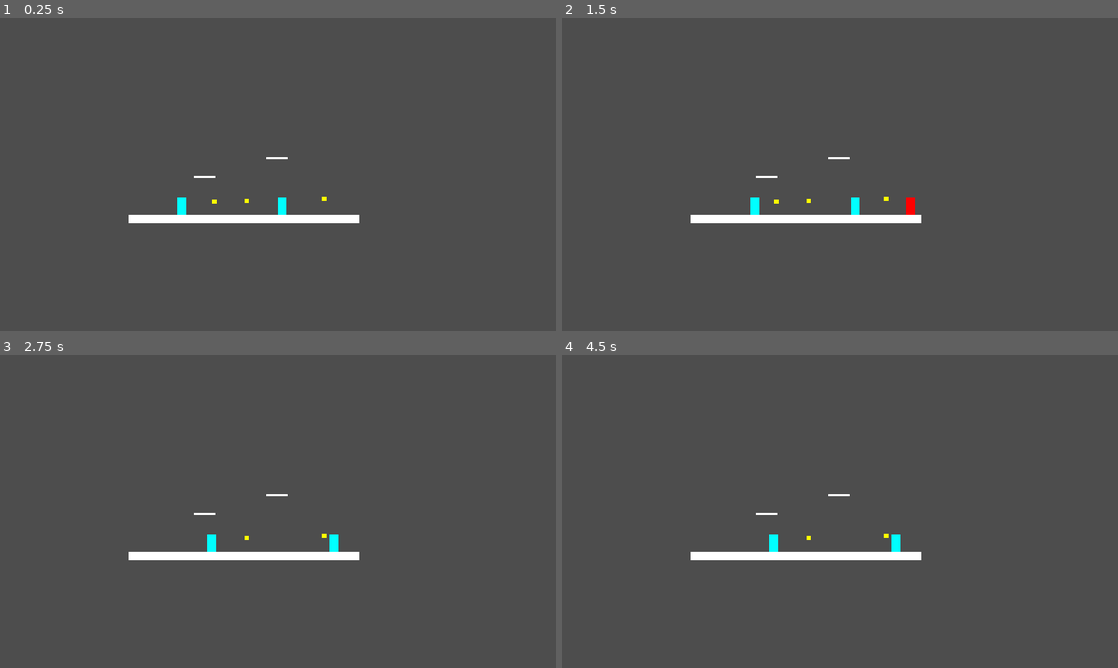
Above: before the commit, frames 1-4 (two rows, left to right).
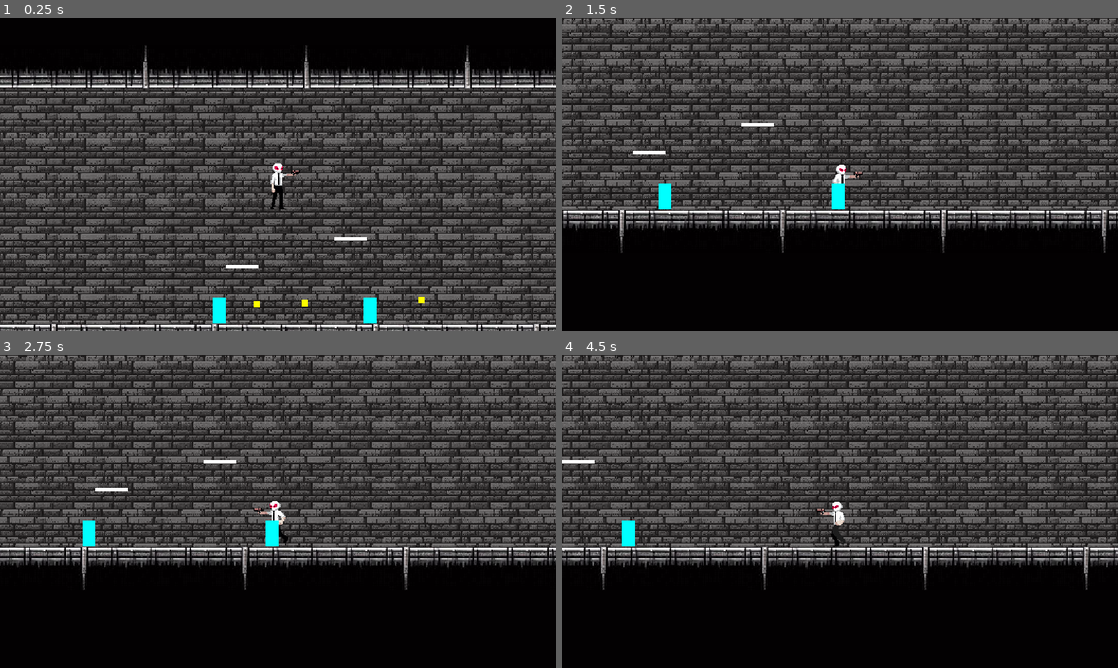
Above: after the commit, the same moments.

Repository: TrueHopolok/gamejam_nsjs
Game: Godot game, scene res://scenes/main.tscn
Two runs of this game, one before a commit and one after it. Both use one fixed random seed, a clock stepped at 60 frames per second and the inputs below.
Inputs:
- Up to frame 1 (0.25 s): no input
- Up to frame 2 (1.5 s): hold D (right) from 0.53 s (still down); tap L (jump) at 0.77 s
- Up to frame 3 (2.75 s): tap L (jump) at 1.52 s; release D (right) at 2.03 s; hold A (left) from 2.03 s (still down)
- Up to frame 4 (4.5 s): release A (left) at 2.78 s; hold D (right) 2.78-4.28 s; tap L (jump) at 3.02, 3.77 s; hold A (left) from 4.28 s (still down)

The runs differ from the first frame. In frame 1, 68% of the frame differs, in the area x 0-100%, y 0-100%; in frame 2, 74%; in frame 3, 74%; in frame 4, 74%.

Commit message:
back and player anim

Diff:
--- a/scenes/main.tscn
+++ b/scenes/main.tscn
@@ -1,6 +1,7 @@
-[gd_scene load_steps=6 format=3 uid="uid://c4slt7q6nlydc"]
+[gd_scene load_steps=7 format=3 uid="uid://c4slt7q6nlydc"]
 
 [ext_resource type="PackedScene" uid="uid://dus7affod732w" path="res://scenes/platform_static.tscn" id="1_741tv"]
+[ext_resource type="Texture2D" uid="uid://bh18leqmgaq43" path="res://sprites/background/BackMain.png" id="1_e7a14"]
 [ext_resource type="PackedScene" uid="uid://ij7m6pmoy6el" path="res://scenes/player.tscn" id="2_qdpul"]
 [ext_resource type="PackedScene" uid="uid://r5ln5caeihs4" path="res://scenes/platform_through.tscn" id="3_ge3iy"]
 [ext_resource type="PackedScene" uid="uid://c46l28oaydnpi" path="res://scenes/enemies/enemy_base.tscn" id="4_foysw"]
@@ -8,8 +9,17 @@
 
 [node name="Main" type="Node2D"]
 
+[node name="Sprite2D" type="Sprite2D" parent="."]
+position = Vector2(2690, 1891)
+scale = Vector2(1.3, 1.3)
+texture = ExtResource("1_e7a14")
+
 [node name="Player" parent="." instance=ExtResource("2_qdpul")]
-position = Vector2(452, -980)
+position = Vector2(420, 150)
+
+[node name="Camera2D" type="Camera2D" parent="Player"]
+position = Vector2(1, -11)
+zoom = Vector2(1.5, 1.5)
 
 [node name="Through" parent="." instance=ExtResource("3_ge3iy")]
 position = Vector2(377, 292)
@@ -18,8 +28,138 @@
 position = Vector2(510, 258)
 
 [node name="Static" parent="." instance=ExtResource("1_741tv")]
-position = Vector2(449, 370)
-scale = Vector2(26.545, 1)
+position = Vector2(1070, 370)
+scale = Vector2(127.825, 1)
+
+[node name="Static3" parent="." instance=ExtResource("1_741tv")]
+position = Vector2(3490, 440)
+scale = Vector2(96.385, 1)
+
+[node name="Static11" parent="." instance=ExtResource("1_741tv")]
+position = Vector2(2073, 3435)
+scale = Vector2(85.625, 1)
+
+[node name="Static4" parent="." instance=ExtResource("1_741tv")]
+position = Vector2(2653, 744.5)
+scale = Vector2(96.385, 1)
+
+[node name="Static16" parent="." instance=ExtResource("1_741tv")]
+position = Vector2(2085, 624)
+rotation = 1.5708
+scale = Vector2(32.745, 1)
+
+[node name="Static20" parent="." instance=ExtResource("1_741tv")]
+position = Vector2(753, 1734)
+rotation = 1.5708
+scale = Vector2(68.585, 1)
+
+[node name="Static24" parent="." instance=ExtResource("1_741tv")]
+position = Vector2(2062, 2464)
+rotation = 1.5708
+scale = Vector2(68.585, 1)
+
+[node name="Static25" parent="." instance=ExtResource("1_741tv")]
+position = Vector2(753, 3212)
+rotation = 1.5708
+scale = Vector2(68.585, 1)
+
+[node name="Static26" parent="." instance=ExtResource("1_741tv")]
+position = Vector2(2750, 2968)
+rotation = 1.5708
+scale = Vector2(58.985, 1)
+
+[node name="Static27" parent="." instance=ExtResource("1_741tv")]
+position = Vector2(3393, 3455)
+rotation = 1.5708
+scale = Vector2(58.985, 1)
+
+[node name="Static28" parent="." instance=ExtResource("1_741tv")]
+position = Vector2(4058, 2706)
+rotation = 1.5708
+scale = Vector2(58.985, 1)
+
+[node name="Static29" parent="." instance=ExtResource("1_741tv")]
+position = Vector2(3416, 2214)
+rotation = 1.5708
+scale = Vector2(58.985, 1)
+
+[node name="Static30" parent="." instance=ExtResource("1_741tv")]
+position = Vector2(4057, 955)
+rotation = 1.5708
+scale = Vector2(66.505, 1)
+
+[node name="Static17" parent="." instance=ExtResource("1_741tv")]
+position = Vector2(2727, 186)
+rotation = 1.5708
+scale = Vector2(32.745, 1)
+
+[node name="Static18" parent="." instance=ExtResource("1_741tv")]
+position = Vector2(3416, 970)
+rotation = 1.5708
+scale = Vector2(28.505, 1)
+
+[node name="Static21" parent="." instance=ExtResource("1_741tv")]
+position = Vector2(1395, 1712)
+rotation = 1.5708
+scale = Vector2(28.505, 1)
+
+[node name="Static22" parent="." instance=ExtResource("1_741tv")]
+position = Vector2(1419, 2461)
+rotation = 1.5708
+scale = Vector2(28.505, 1)
+
+[node name="Static23" parent="." instance=ExtResource("1_741tv")]
+position = Vector2(1395, 3211)
+rotation = 1.5708
+scale = Vector2(28.505, 1)
+
+[node name="Static14" parent="." instance=ExtResource("1_741tv")]
+position = Vector2(4821, 2242)
+scale = Vector2(96.385, 1)
+
+[node name="Static15" parent="." instance=ExtResource("1_741tv")]
+position = Vector2(4411, 1938)
+scale = Vector2(128.465, 1)
+
+[node name="Static6" parent="." instance=ExtResource("1_741tv")]
+position = Vector2(1053, 2241)
+scale = Vector2(46.625, 1)
+
+[node name="Static7" parent="." instance=ExtResource("1_741tv")]
+position = Vector2(1054, 2686)
+scale = Vector2(46.625, 1)
+
+[node name="Static12" parent="." instance=ExtResource("1_741tv")]
+position = Vector2(3758, 2991)
+scale = Vector2(46.625, 1)
+
+[node name="Static13" parent="." instance=ExtResource("1_741tv")]
+position = Vector2(3051, 2687)
+scale = Vector2(46.625, 1)
+
+[node name="Static8" parent="." instance=ExtResource("1_741tv")]
+position = Vector2(1761, 1938)
+scale = Vector2(46.625, 1)
+
+[node name="Static9" parent="." instance=ExtResource("1_741tv")]
+position = Vector2(1761, 2991)
+scale = Vector2(46.625, 1)
+
+[node name="Static2" parent="." instance=ExtResource("1_741tv")]
+position = Vector2(1384, 65)
+scale = Vector2(169.545, 1)
+
+[node name="Static5" parent="." instance=ExtResource("1_741tv")]
+position = Vector2(2745, 1492)
+scale = Vector2(169.545, 1)
+
+[node name="Static19" parent="." instance=ExtResource("1_741tv")]
+position = Vector2(2052, 1190)
+scale = Vector2(169.545, 1)
+
+[node name="Static10" parent="." instance=ExtResource("1_741tv")]
+position = Vector2(2092, 3740)
+scale = Vector2(169.545, 1)
 
 [node name="EnemyBase" parent="." instance=ExtResource("4_foysw")]
 position = Vector2(520, 346)
--- a/scenes/platform_static.tscn
+++ b/scenes/platform_static.tscn
@@ -5,11 +5,5 @@
 
 [node name="Static" type="StaticBody2D"]
 
-[node name="ColorRect" type="ColorRect" parent="."]
-offset_left = -8.0
-offset_top = -8.0
-offset_right = 8.0
-offset_bottom = 8.0
-
 [node name="CollisionShape2D" type="CollisionShape2D" parent="."]
 shape = SubResource("RectangleShape2D_s5ky7")
--- a/scenes/player.tscn
+++ b/scenes/player.tscn
@@ -1,19 +1,174 @@
-[gd_scene load_steps=7 format=3 uid="uid://ij7m6pmoy6el"]
+[gd_scene load_steps=30 format=3 uid="uid://ij7m6pmoy6el"]
 
 [ext_resource type="Script" path="res://scripts/player.gd" id="1_0h3a2"]
 [ext_resource type="PackedScene" uid="uid://cqm6yrv1c5lcm" path="res://scenes/components/health.tscn" id="2_byd1l"]
+[ext_resource type="Texture2D" uid="uid://cmyiqy11qcv16" path="res://sprites/player/Player_idle.png" id="3_aah4k"]
+[ext_resource type="Texture2D" uid="uid://cv4y8x746ihvj" path="res://sprites/player/player_run_side.png" id="4_3dwe3"]
 
 [sub_resource type="RectangleShape2D" id="RectangleShape2D_p50bg"]
-size = Vector2(16, 32)
+size = Vector2(6.5, 26)
 
 [sub_resource type="RectangleShape2D" id="RectangleShape2D_m75xs"]
-size = Vector2(16, 32)
+size = Vector2(11, 29)
 
 [sub_resource type="RectangleShape2D" id="RectangleShape2D_pxh5y"]
 size = Vector2(2000, 500)
 
 [sub_resource type="RectangleShape2D" id="RectangleShape2D_erlxg"]
 size = Vector2(3000, 1000)
+
+[sub_resource type="AtlasTexture" id="AtlasTexture_phjkg"]
+atlas = ExtResource("3_aah4k")
+region = Rect2(0, 0, 96, 80)
+
+[sub_resource type="AtlasTexture" id="AtlasTexture_vpva3"]
+atlas = ExtResource("3_aah4k")
+region = Rect2(96, 0, 96, 80)
+
+[sub_resource type="AtlasTexture" id="AtlasTexture_wwnqc"]
+atlas = ExtResource("3_aah4k")
+region = Rect2(192, 0, 96, 80)
+
+[sub_resource type="AtlasTexture" id="AtlasTexture_fo1oj"]
+atlas = ExtResource("3_aah4k")
+region = Rect2(288, 0, 96, 80)
+
+[sub_resource type="AtlasTexture" id="AtlasTexture_oarki"]
+atlas = ExtResource("3_aah4k")
+region = Rect2(384, 0, 96, 80)
+
+[sub_resource type="AtlasTexture" id="AtlasTexture_rht18"]
+atlas = ExtResource("3_aah4k")
+region = Rect2(480, 0, 96, 80)
+
+[sub_resource type="AtlasTexture" id="AtlasTexture_mhdvb"]
+atlas = ExtResource("3_aah4k")
+region = Rect2(576, 0, 96, 80)
+
+[sub_resource type="AtlasTexture" id="AtlasTexture_o0j0y"]
+atlas = ExtResource("3_aah4k")
+region = Rect2(672, 0, 96, 80)
+
+[sub_resource type="AtlasTexture" id="AtlasTexture_r340n"]
+atlas = ExtResource("3_aah4k")
+region = Rect2(768, 0, 96, 80)
+
+[sub_resource type="AtlasTexture" id="AtlasTexture_biqjk"]
+atlas = ExtResource("3_aah4k")
+region = Rect2(864, 0, 96, 80)
+
+[sub_resource type="AtlasTexture" id="AtlasTexture_sraij"]
+atlas = ExtResource("3_aah4k")
+region = Rect2(960, 0, 96, 80)
+
+[sub_resource type="AtlasTexture" id="AtlasTexture_bvlj2"]
+atlas = ExtResource("3_aah4k")
+region = Rect2(1056, 0, 96, 80)
+
+[sub_resource type="AtlasTexture" id="AtlasTexture_k464p"]
+atlas = ExtResource("4_3dwe3")
+region = Rect2(0, 0, 96, 80)
+
+[sub_resource type="AtlasTexture" id="AtlasTexture_wdu12"]
+atlas = ExtResource("4_3dwe3")
+region = Rect2(96, 0, 96, 80)
+
+[sub_resource type="AtlasTexture" id="AtlasTexture_shdsb"]
+atlas = ExtResource("4_3dwe3")
+region = Rect2(192, 0, 96, 80)
+
+[sub_resource type="AtlasTexture" id="AtlasTexture_8rf6p"]
+atlas = ExtResource("4_3dwe3")
+region = Rect2(288, 0, 96, 80)
+
+[sub_resource type="AtlasTexture" id="AtlasTexture_4cedm"]
+atlas = ExtResource("4_3dwe3")
+region = Rect2(384, 0, 96, 80)
+
+[sub_resource type="AtlasTexture" id="AtlasTexture_bpsfa"]
+atlas = ExtResource("4_3dwe3")
+region = Rect2(480, 0, 96, 80)
+
+[sub_resource type="AtlasTexture" id="AtlasTexture_et80g"]
+atlas = ExtResource("4_3dwe3")
+region = Rect2(576, 0, 96, 80)
+
+[sub_resource type="AtlasTexture" id="AtlasTexture_6jk5t"]
+atlas = ExtResource("4_3dwe3")
+region = Rect2(672, 0, 96, 80)
+
+[sub_resource type="SpriteFrames" id="SpriteFrames_82cq0"]
+animations = [{
+"frames": [{
+"duration": 1.0,
+"texture": SubResource("AtlasTexture_phjkg")
+}, {
+"duration": 1.0,
+"texture": SubResource("AtlasTexture_vpva3")
+}, {
+"duration": 1.0,
+"texture": SubResource("AtlasTexture_wwnqc")
+}, {
+"duration": 1.0,
+"texture": SubResource("AtlasTexture_fo1oj")
+}, {
+"duration": 1.0,
+"texture": SubResource("AtlasTexture_oarki")
+}, {
+"duration": 1.0,
+"texture": SubResource("AtlasTexture_rht18")
+}, {
+"duration": 1.0,
+"texture": SubResource("AtlasTexture_mhdvb")
+}, {
+"duration": 1.0,
+"texture": SubResource("AtlasTexture_o0j0y")
+}, {
+"duration": 1.0,
+"texture": SubResource("AtlasTexture_r340n")
+}, {
+"duration": 1.0,
+"texture": SubResource("AtlasTexture_biqjk")
+}, {
+"duration": 1.0,
+"texture": SubResource("AtlasTexture_sraij")
+}, {
+"duration": 1.0,
+"texture": SubResource("AtlasTexture_bvlj2")
+}],
+"loop": true,
+"name": &"idle_side",
+"speed": 12.0
+}, {
+"frames": [{
+"duration": 1.0,
+"texture": SubResource("AtlasTexture_k464p")
+}, {
+"duration": 1.0,
+"texture": SubResource("AtlasTexture_wdu12")
+}, {
+"duration": 1.0,
+"texture": SubResource("AtlasTexture_shdsb")
+}, {
+"duration": 1.0,
+"texture": SubResource("AtlasTexture_8rf6p")
+}, {
+"duration": 1.0,
+"texture": SubResource("AtlasTexture_4cedm")
+}, {
+"duration": 1.0,
+"texture": SubResource("AtlasTexture_bpsfa")
+}, {
+"duration": 1.0,
+"texture": SubResource("AtlasTexture_et80g")
+}, {
+"duration": 1.0,
+"texture": SubResource("AtlasTexture_6jk5t")
+}],
+"loop": true,
+"name": &"run_side",
+"speed": 12.0
+}]
 
 [node name="Player" type="CharacterBody2D"]
 script = ExtResource("1_0h3a2")
@@ -29,18 +184,14 @@
 metadata/_edit_lock_ = true
 
 [node name="CollisionShape2D" parent="HealthComponent/HitboxArea2D" index="0"]
+position = Vector2(0.5, 3)
+scale = Vector2(2, 2)
 shape = SubResource("RectangleShape2D_p50bg")
-metadata/_edit_lock_ = true
-
-[node name="ColorRect" type="ColorRect" parent="."]
-offset_left = -8.0
-offset_top = -16.0
-offset_right = 8.0
-offset_bottom = 16.0
-color = Color(1, 0, 0, 1)
-metadata/_edit_lock_ = true
+debug_color = Color(0.854902, 0, 0.12549, 0.819608)
 
 [node name="CollisionShape2D" type="CollisionShape2D" parent="."]
+position = Vector2(1, 3)
+scale = Vector2(2, 2)
 shape = SubResource("RectangleShape2D_m75xs")
 metadata/_edit_lock_ = true
 
@@ -73,4 +224,10 @@
 debug_color = Color(0, 0, 1, 0.313726)
 metadata/_edit_lock_ = true
 
+[node name="PlayerSprite2D" type="AnimatedSprite2D" parent="."]
+position = Vector2(0, -8)
+sprite_frames = SubResource("SpriteFrames_82cq0")
+animation = &"run_side"
+frame_progress = 0.825278
+
 [editable path="HealthComponent"]
--- a/scripts/player.gd
+++ b/scripts/player.gd
@@ -8,6 +8,7 @@
 @onready var agro_area : Area2D = $AgroArea
 @onready var coyote_timer : Timer = $CoyoteTimer
 @onready var health_component : HealthComponent = $HealthComponent
+@onready var player_sprite_2d = $PlayerSprite2D
 
 var gravity : float = ProjectSettings.get_setting("physics/2d/default_gravity")
 
@@ -56,6 +57,11 @@
 		velocity.x = direction * SPEED
 	else:
 		velocity.x = move_toward(velocity.x, 0, SPEED)
+	if velocity.x == 0:
+		player_sprite_2d.play("idle_side")
+	else:
+		player_sprite_2d.flip_h = velocity.x < 0
+		player_sprite_2d.play("run_side")
 
 	## Apply velocity vector and update coyote timer
 	move_and_slide()
Binary file added: sprites/background/BackMain.png
Not shown, added: sprites/background/BackMain.png.import
Binary file added: sprites/player/Player_idle.png
Not shown, added: sprites/player/Player_idle.png.import
Binary file added: sprites/player/Player_idle_down.png
Not shown, added: sprites/player/Player_idle_down.png.import
Binary file added: sprites/player/Player_idle_up.png
Not shown, added: sprites/player/Player_idle_up.png.import
Binary file added: sprites/player/player_run_45_down.png
Not shown, added: sprites/player/player_run_45_down.png.import
Binary file added: sprites/player/player_run_45_up.png
Not shown, added: sprites/player/player_run_45_up.png.import
(and 6 more such lines)
